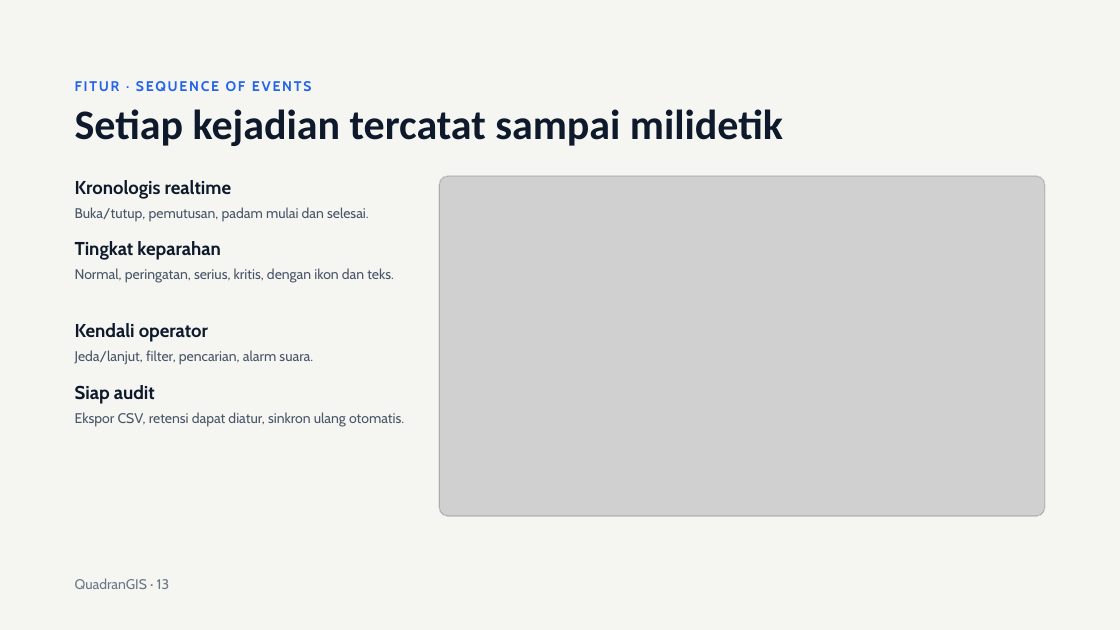
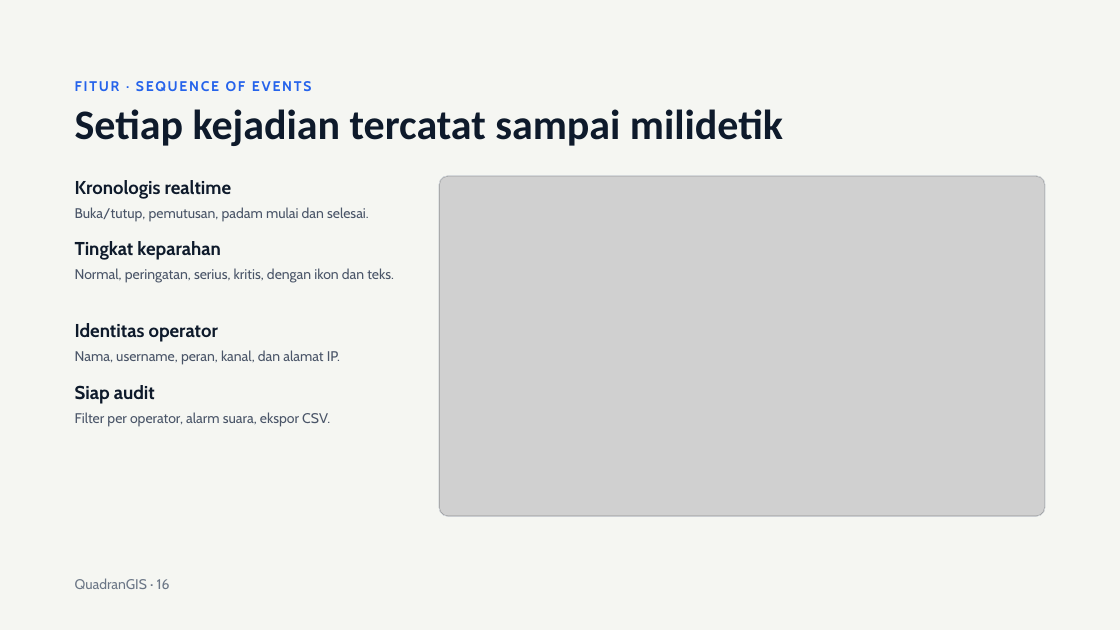
Before and after one commit to hendrapoernama/quadranGIS, a slide deck: slide 16 of docs/Presentasi QuadranGIS.pptx (slide 13 before the commit). Drawn at 1120x630 pixels with LibreOffice and Linux fonts; fonts in the diff are those of the drawing; grey boxes stand for pictures. Boxes give left, top, right and bottom in pixels: in the first picture for what was removed or moved away, otherwise in the second. Text is boxed around its words. In the diff, an @@ line names an element or a change of style, - is before the commit and + after.

```diff
--- a/docs/Presentasi QuadranGIS.pptx
+++ b/docs/Presentasi QuadranGIS.pptx
@@ text at (75, 323, 218, 342): text changed @@
-Kendali operator
+Identitas operator
@@ text at (75, 350, 340, 365): text changed @@
-Jeda/lanjut, filter, pencarian, alarm suara.
+Nama, username, peran, kanal, dan alamat IP.
@@ text at (75, 412, 330, 427): text changed @@
-Ekspor CSV, retensi dapat diatur, sinkron ulang otomatis.
+Filter per operator, alarm suara, ekspor CSV.
@@ text at (75, 578, 170, 589): text changed @@
-QuadranGIS · 13
+QuadranGIS · 16
```
Also in this commit, not shown: 19 other slides changed, 8 slides added, 55 other files.
